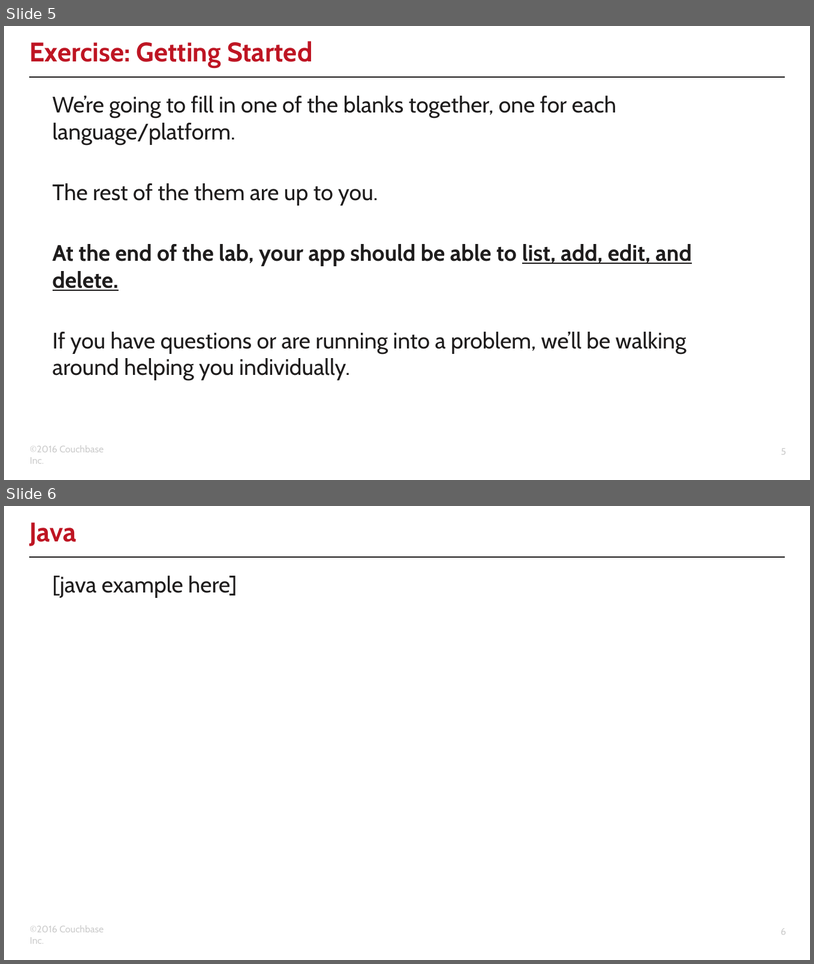
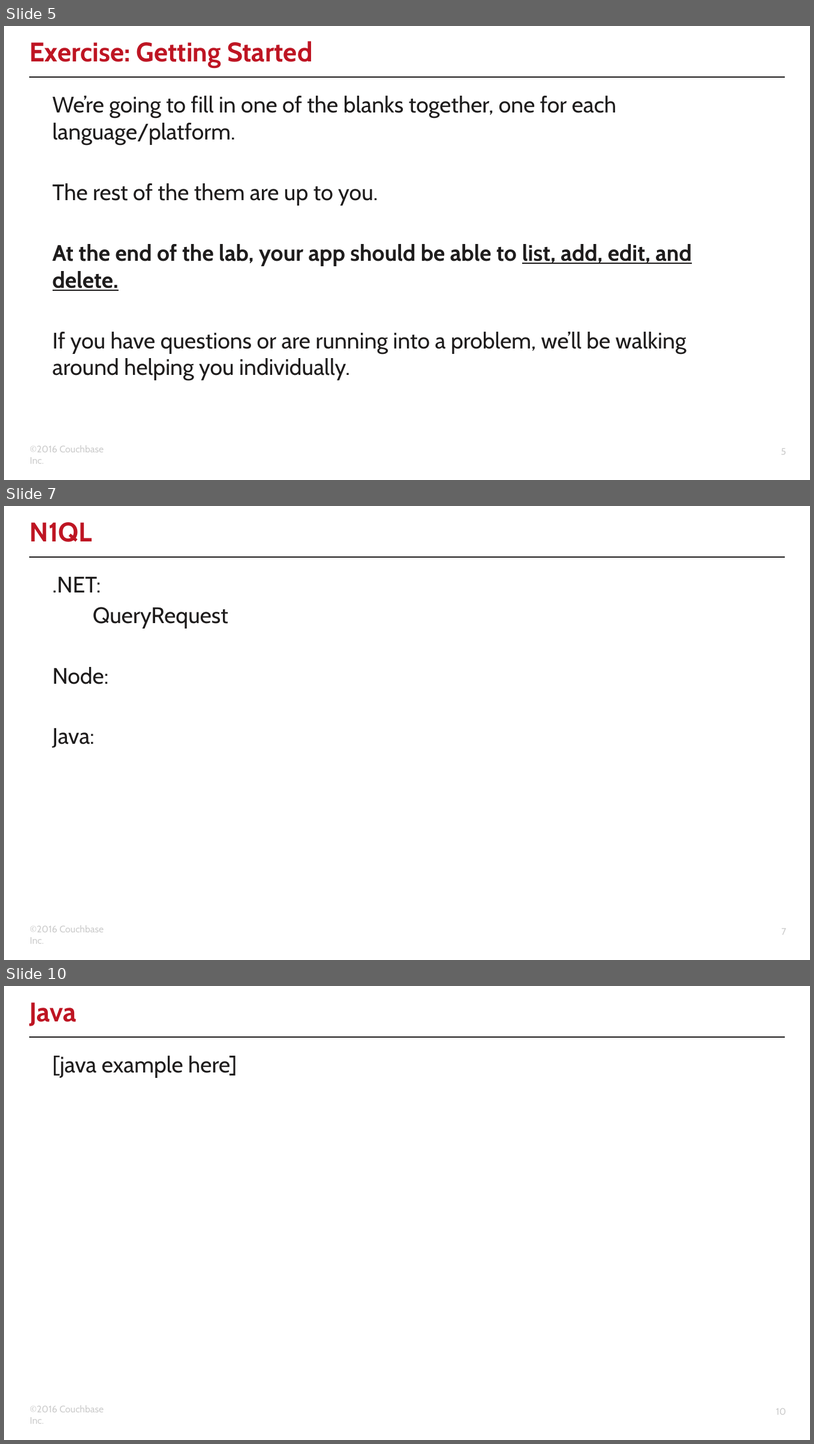
Before and after one commit to clint77/workshop, a slide deck: connect2016/developer/03/03.pptx. Shown one above the other, each under a label of ours: slides 5 and 6 before the commit, slides 5, 7 and 10 after it; the slides between them are not shown. The pictures are 814x964 and 814x1444 pixels, drawn with LibreOffice and Linux fonts; fonts in the diff are those of the drawing; background and template pictures are left out. Boxes give left, top, right and bottom in pixels: in the first picture for what was removed or moved away, otherwise in the second. Text is boxed around its words. In the diff, an @@ line names an element or a change of style, - is before the commit and + after.

```diff
--- a/connect2016/developer/03/03.pptx
+++ b/connect2016/developer/03/03.pptx
@@ slide 7 added at (4,506,810,960), background #FFFFFF; not listed: 3 template elements that a slide beside it also shows @@
@@ title added at (30,522,93,542), 24 pt, text #BE1523, bold @@
+N1QL
@@ text added at (53,577,228,748), 20 pt, text #1E1C1C @@
+.NET:
+QueryRequest
+Node:
+Java:
@@ what was slide 6 is now slide 10 @@
@@ page number at (776,1408,786,1414): text changed @@
-6
+10
```
Also in this commit, not shown: 1 slide changed, 3 other slides added, 15 other files.
